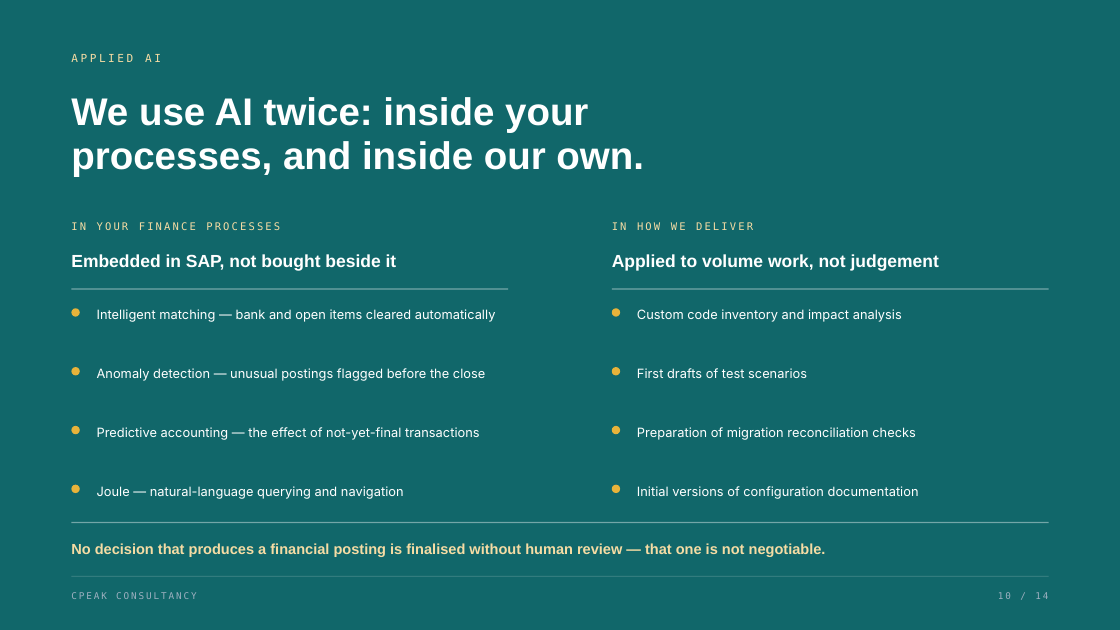
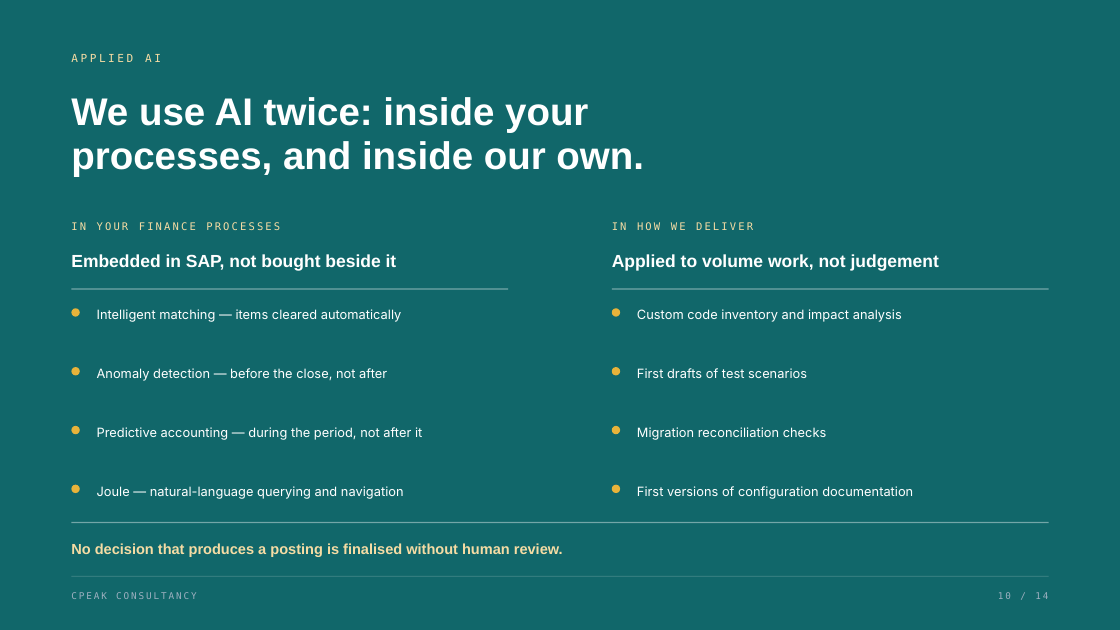
Before and after one commit to narinygt/Default, a slide deck: slide 10 of presentation/CPeak-Consultancy-Corporate-Presentation-EN.pptx. Drawn at 1120x630 pixels with LibreOffice and Linux fonts; fonts in the diff are those of the drawing; background and template pictures are left out. Boxes give left, top, right and bottom in pixels: in the first picture for what was removed or moved away, otherwise in the second. Text is boxed around its words. In the diff, an @@ line names an element or a change of style, - is before the commit and + after.

```diff
--- a/presentation/CPeak-Consultancy-Corporate-Presentation-EN.pptx
+++ b/presentation/CPeak-Consultancy-Corporate-Presentation-EN.pptx
@@ text at bbox=[97, 309, 402, 322]: text changed @@
-Intelligent matching — bank and open items cleared automatically
+Intelligent matching — items cleared automatically
@@ text at bbox=[97, 368, 387, 381]: text changed @@
-Anomaly detection — unusual postings flagged before the close
+Anomaly detection — before the close, not after
@@ text at bbox=[97, 427, 422, 440]: text changed @@
-Predictive accounting — the effect of not-yet-final transactions
+Predictive accounting — during the period, not after it
@@ text at bbox=[637, 427, 827, 440]: text changed @@
-Preparation of migration reconciliation checks
+Migration reconciliation checks
@@ text at bbox=[637, 486, 913, 499]: text changed @@
-Initial versions of configuration documentation
+First versions of configuration documentation
@@ text at bbox=[71, 543, 563, 557]: text changed @@
-No decision that produces a financial posting is finalised without human review — that one is not negotiable.
+No decision that produces a posting is finalised without human review.
```
Also in this commit, not shown: 13 other slides changed, 4 other files.
